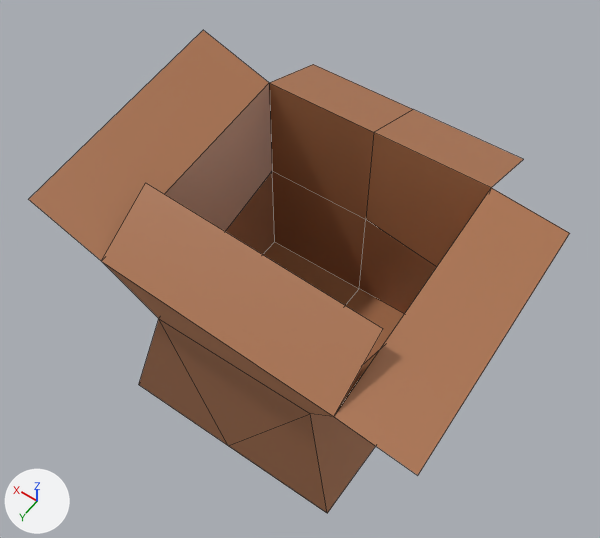
An edit to the FBX model Assets/Modelos 3D/Caixa_Arrebentada.fbx, drawn before and after from the same camera.
Before and after are seen from a camera (50 mm lens) standing at (-2.3, 3.18, 5.37) and looking at (0.1, -0.17, 0.09). The lights are fixed; the arrows at lower left show +X, +Y and +Z. The first picture is the older version. Mesh edges are drawn as thin lines.
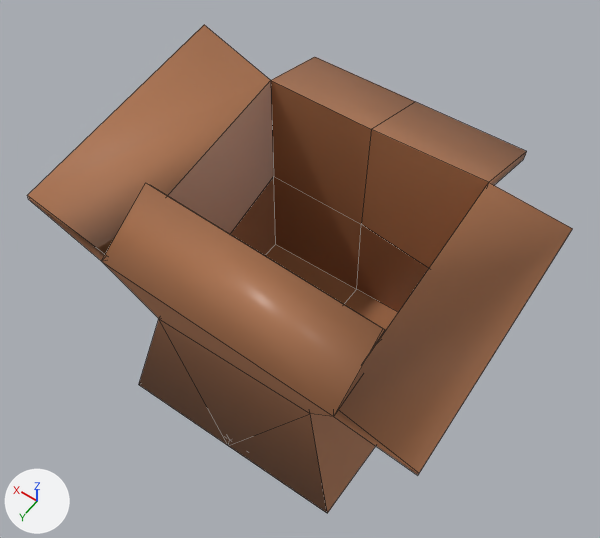
What differs and where, as boxes (x1, y1, x2, y2) in the pictures (600 x 538 px):
'Cube', reshaped
    before: (29, 30, 570, 513)
    after: (27, 25, 573, 513)
part 1 of me_cube_002, added (brown)
    after: (27, 25, 573, 475)

The change in detail:
me_cube_002 is used by ob_cube; location (0.0, 0.0, 0.0).
me_cube_002 had 25 vertices, 17 faces and spanned x -1.63..1.66, y -1.63..1.0, z -1.0..1.23.
me_cube_002 now has 50 vertices, 53 faces and spans x -1.64..1.66, y -1.65..1.01, z -1.0..1.29.
Part 1, on me_cube_002:
25 vertices are added at x -1.64..1.64, y -1.65..1.01, z -0.96..1.29.
36 new faces join them.
